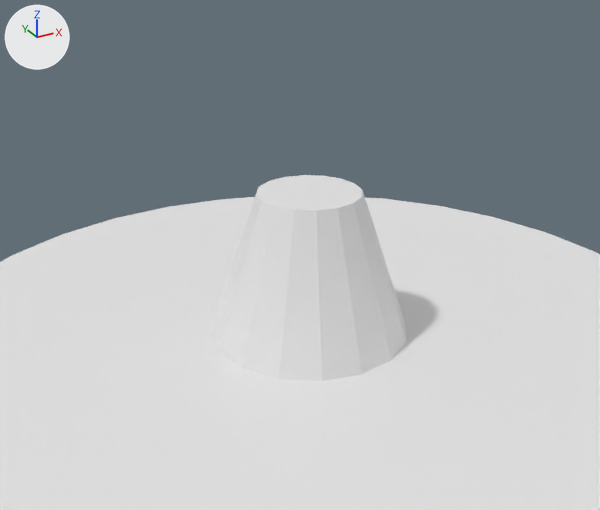
A saved change to the Blender file Assets/Models/Market.blend.
One viewpoint serves both versions: a 50 mm lens placed at (-3.63, -6.41, 4.08), pointed at (-0.18, -0.14, 0.95). Lighting does not change. The marker at upper left points along +X, +Y and +Z.

The first picture shows 'Market', 'MarketGrounds'.
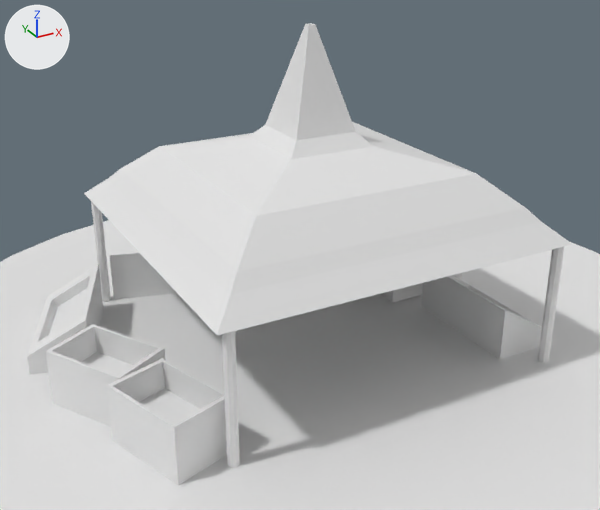
What the commit changed:
Mesh me_cylinder is new.
It has 64 vertices, 40 faces and spans x -1.64..1.66, y -1.65..1.66, z 0.0..1.0.
Mesh me_cube is new.
It has 28 vertices, 26 faces and spans x -1.0..1.0, y -1.0..1.0, z -1.0..18.6.
Mesh me_cube_001 is new.
It has 16 vertices, 14 faces and spans x -0.5..0.5, y -0.5..0.5, z -0.5..0.5.
Mesh me_cube_004 is new.
It has 16 vertices, 14 faces and spans x -0.5..0.5, y -0.5..0.5, z -0.5..0.5.
Object 'Market' (ob_market) is deleted.
Object 'Cylinder' (ob_cylinder) is new; it shows me_cylinder.
Its location is (0.0, 0.0, 0.0).
Its scale is (1.0, 1.0, 1.24).
Object 'Cube' (ob_cube) is new; it shows me_cube.
Its location is (0.0, 0.0, 1.339).
Its scale is (1.69, 1.69, 0.0906).
Object 'Cube.001' (ob_cube_001) is new; it shows me_cube_001.
Its location is (1.541, -0.777, 0.293).
Its scale is (0.546, 1.23, 0.546).
Object 'Cube.003' (ob_cube_003) is new; it shows a copy of me_cube_001.
Its location is (-0.85, 1.657, 0.293).
Its rotation in degrees is (0, 0, 73).
Its scale is (0.546, 1.23, 0.546).
Object 'Cube.004' (ob_cube_004) is new; it shows me_cube_004.
Its location is (1.499, 0.722, 0.286).
Its scale is (0.926, 1.37, 0.431).
Object 'Cube.005' (ob_cube_005) is new; it shows a copy of me_cube_004.
Its location is (-2.133, -0.319, 0.301).
Its rotation in degrees is (0, 0, 30).
Its scale is (0.552, 0.817, 0.526).
Object 'Cube.006' (ob_cube_006) is new; it shows a copy of me_cube_001.
Its location is (-2.162, 0.943, 0.293).
Its rotation in degrees is (0, 0, 158).
Its scale is (0.546, 1.23, 0.546).
Object 'Cube.007' (ob_cube_007) is new; it shows a copy of me_cube_004.
Its location is (-1.895, -1.157, 0.301).
Its rotation in degrees is (0, 0, 19).
Its scale is (0.552, 0.817, 0.526).

Location of each change, (x1, y1, x2, y2) in pixels of the pictures (600 x 510 px):
'Cube', added: after (84, 23, 572, 335)
'Market', deleted: before (210, 175, 406, 381)
'Cube.007', added: after (106, 358, 227, 485)
'Cube.005', added: after (46, 324, 166, 427)
'Cube.001', added: after (421, 275, 542, 360)
'Cube.006', added: after (27, 264, 104, 374)
'Cylinder', added: after (91, 202, 565, 468)
'Cube.003', added: after (109, 253, 178, 299)
'Cube.004', added: after (381, 273, 462, 303)
